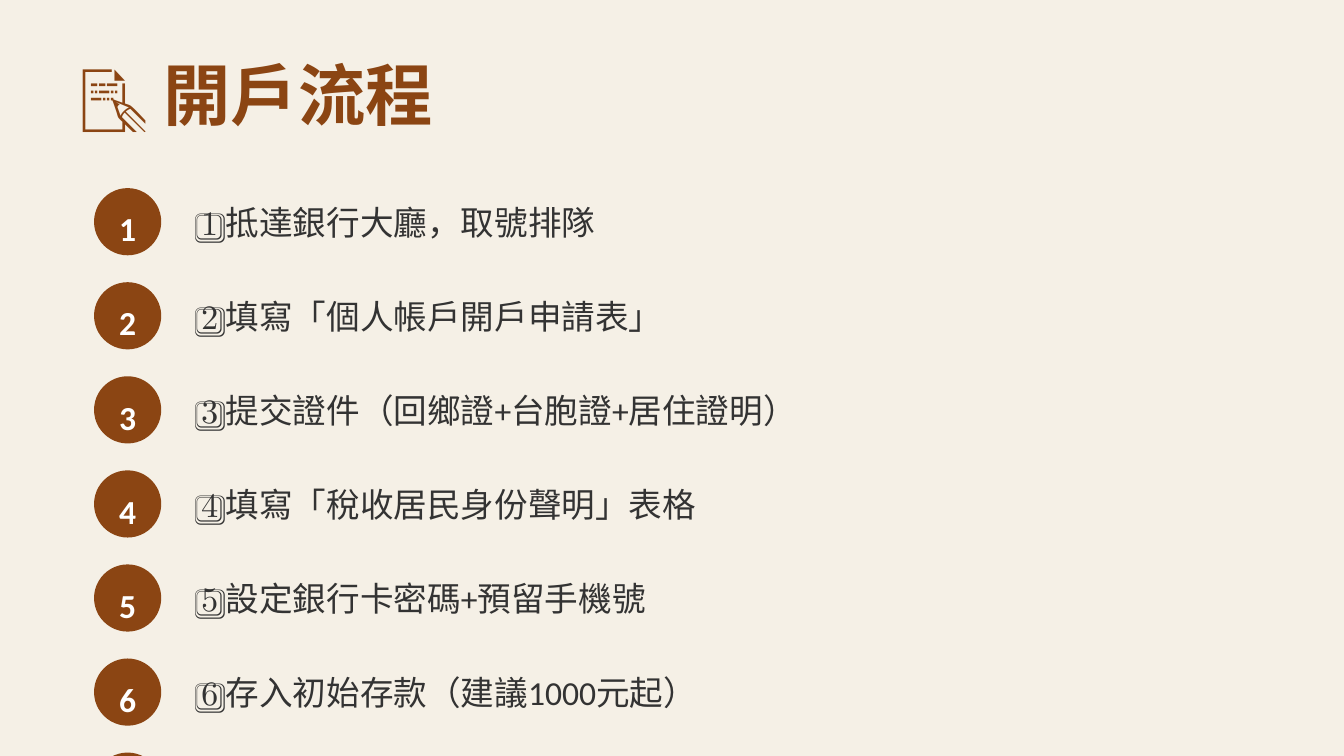
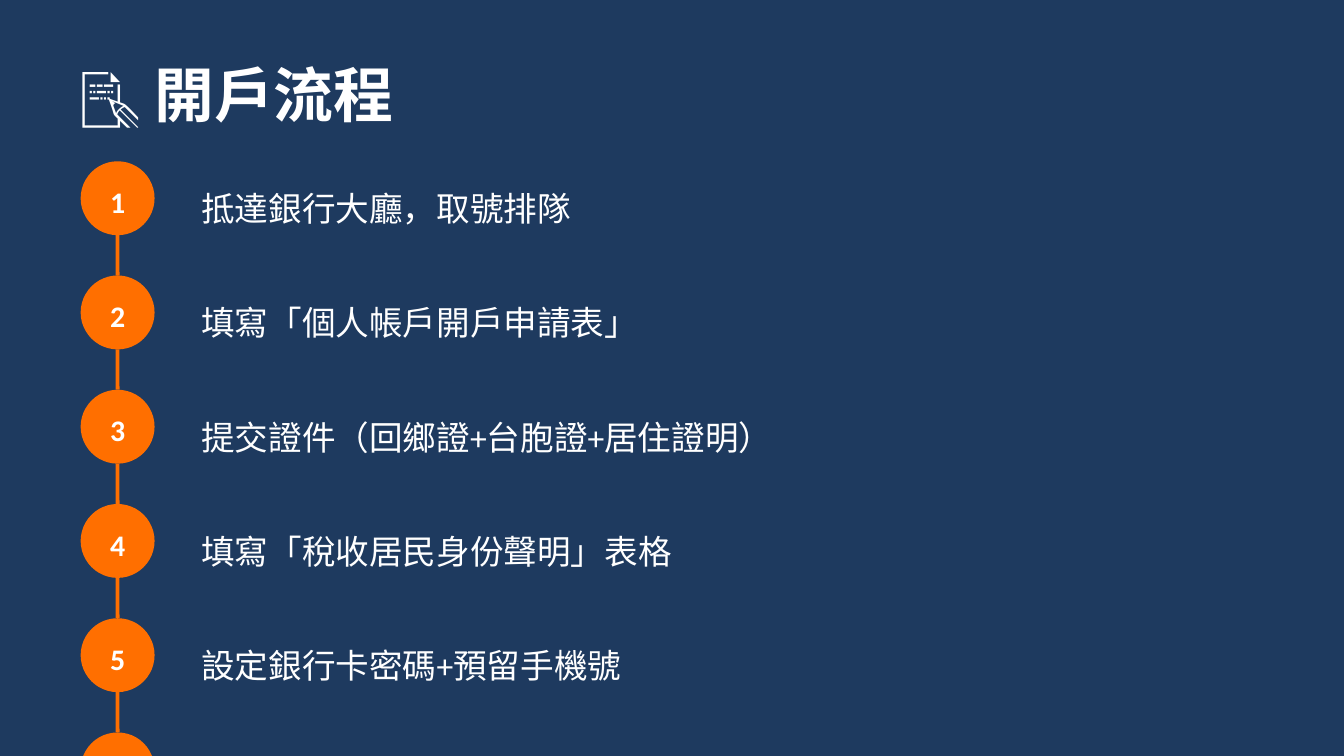
Before and after one commit to terryyehai/hongloumeng-reader, a slide deck: slide 4 of bank-account-guide.pptx. Drawn at 1344x756 pixels with LibreOffice and Linux fonts; fonts in the diff are those of the drawing. Boxes give left, top, right and bottom in pixels: in the first picture for what was removed or moved away, otherwise in the second. Text is boxed around its words. In the diff, an @@ line names an element or a change of style, - is before the commit and + after.

```diff
--- a/bank-account-guide.pptx
+++ b/bank-account-guide.pptx
@@ background #F5F0E6 to #1E3A5F @@
@@ text "📝 開戶流程" at [154, 66, 393, 123]: size 36 to 32 pt, text colour #8B4513 to #FFFFFF @@
@@ text "1": place and size @@
-text "1" at [119, 219, 136, 241]
+text "1" at [110, 193, 125, 213]
@@ ellipse: place and size @@
-ellipse at [94, 188, 161, 255]
+ellipse at [81, 161, 155, 235]
@@ text at [201, 192, 571, 225]: text changed; text colour #333333 to #FFFFFF @@
-1️⃣ 抵達銀行大廳，取號排隊
+抵達銀行大廳，取號排隊
@@ line added from (118, 235) to (118, 276), #FF6F00 2 pt @@
@@ text "2": place and size @@
-text "2" at [119, 313, 136, 335]
+text "2" at [110, 307, 125, 327]
@@ ellipse: place and size @@
-ellipse at [94, 282, 161, 349]
+ellipse at [81, 276, 155, 349]
@@ text at [201, 306, 638, 338]: text changed; text colour #333333 to #FFFFFF @@
-2️⃣ 填寫「個人帳戶開戶申請表」
+填寫「個人帳戶開戶申請表」
@@ line added from (118, 349) to (118, 390), #FF6F00 2 pt @@
@@ text "3": place and size @@
-text "3" at [119, 408, 136, 431]
+text "3" at [110, 421, 125, 442]
@@ ellipse: place and size @@
-ellipse at [94, 376, 161, 444]
+ellipse at [81, 390, 155, 464]
@@ text at [201, 421, 772, 453]: text changed; text colour #333333 to #FFFFFF @@
-3️⃣ 提交證件（回鄉證+台胞證+居住證明）
+提交證件（回鄉證+台胞證+居住證明）
@@ ellipse removed at [94, 470, 161, 538] @@
@@ line added from (118, 464) to (118, 504), #FF6F00 2 pt @@
@@ ellipse: place and size @@
-ellipse at [94, 564, 161, 632]
+ellipse at [81, 504, 155, 578]
@@ text "4": place and size @@
-text "4" at [119, 502, 136, 524]
+text "4" at [110, 536, 125, 556]
@@ text at [201, 535, 671, 567]: text changed; text colour #333333 to #FFFFFF @@
-4️⃣ 填寫「稅收居民身份聲明」表格
+填寫「稅收居民身份聲明」表格
@@ line added from (118, 578) to (118, 618), #FF6F00 2 pt @@
@@ fill #8B4513 to #FF6F00 in 6 elements at [81, 161, 155, 235], [81, 504, 155, 578], [81, 276, 155, 349], [81, 732, 155, 756], [81, 390, 155, 464], [81, 618, 155, 692] @@
@@ ellipse: place and size @@
-ellipse at [94, 659, 161, 726]
+ellipse at [81, 618, 155, 692]
@@ text "5": place and size @@
-text "5" at [119, 596, 136, 619]
+text "5" at [110, 650, 125, 671]
@@ text at [201, 649, 621, 681]: text changed; text colour #333333 to #FFFFFF @@
-5️⃣ 設定銀行卡密碼+預留手機號
+設定銀行卡密碼+預留手機號
@@ text at [201, 676, 697, 713]: text changed; text colour #333333 to #FFFFFF @@
-6️⃣ 存入初始存款（建議1000元起）
+存入初始存款（建議1000元起）
@@ line added from (118, 692) to (118, 732), #FF6F00 2 pt @@
@@ size 18 to 16 pt in 6 elements at [110, 193, 125, 213], [110, 307, 125, 327], [110, 421, 125, 442], [110, 536, 125, 556], [110, 650, 125, 671], [81, 746, 155, 756] @@
@@ text "6": place and size @@
-text "6" at [119, 689, 136, 713]
+text "6" at [81, 746, 155, 756]
@@ ellipse: place and size @@
-ellipse at [94, 753, 161, 756]
+ellipse at [81, 732, 155, 756]
@@ text removed at [188, 753, 1263, 756] @@
-7️⃣ 領取銀行卡+開通網銀/手機銀行
```
Also in this commit, not shown: 6 other slides changed.
